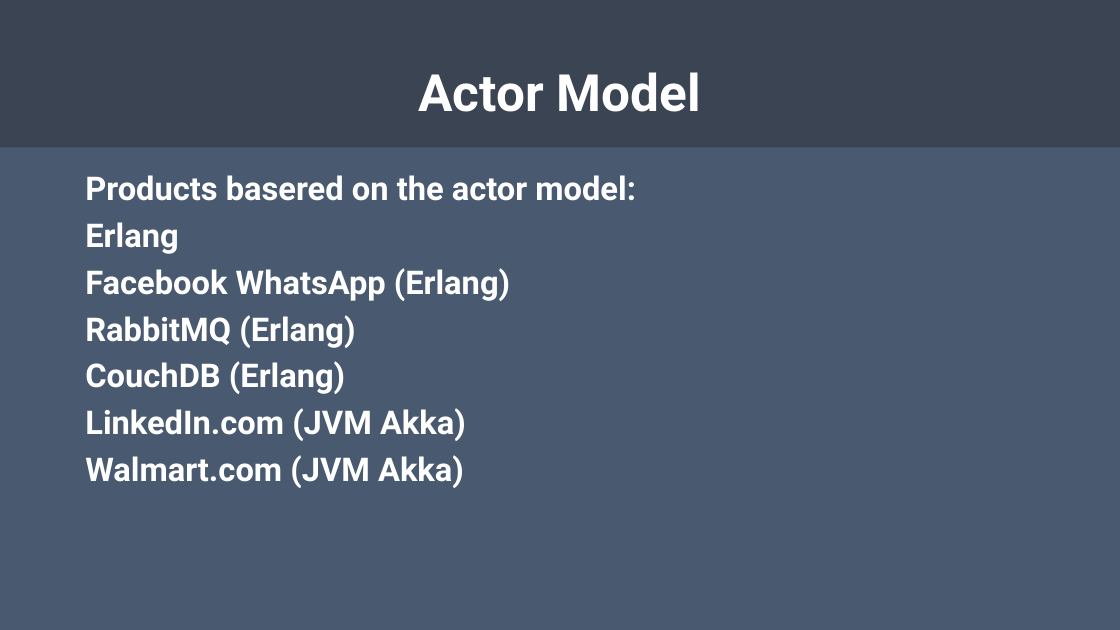
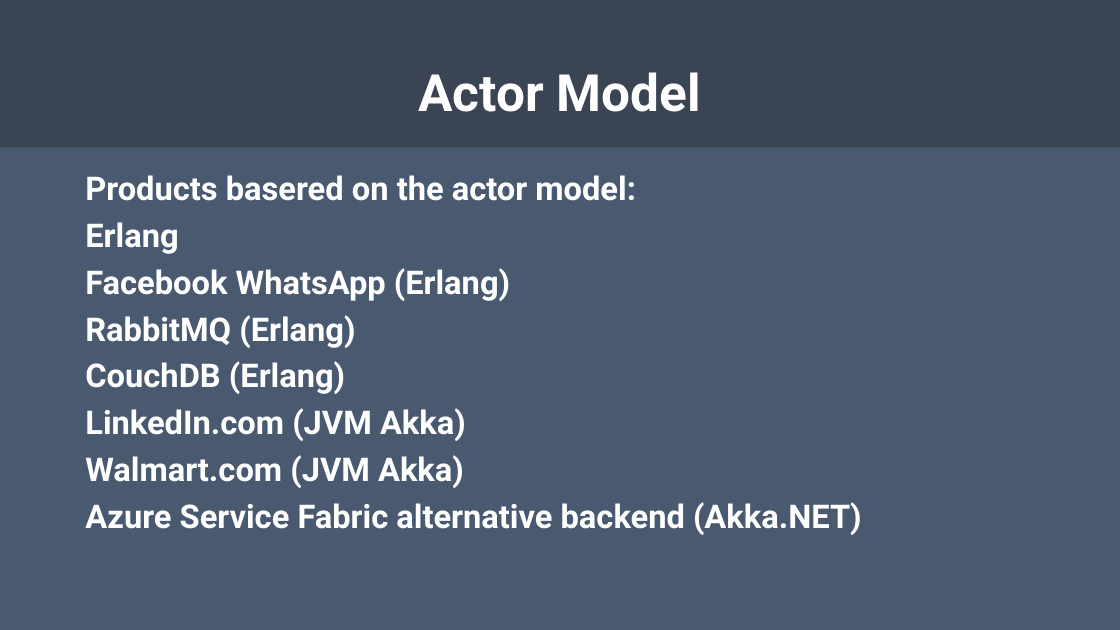
Before and after one commit to rogeralsing/Presentations, a slide deck: slide 25 of CNUG/akka.pptx (slide 24 before the commit). Drawn at 1120x630 pixels with LibreOffice and Linux fonts; fonts in the diff are those of the drawing. Boxes give left, top, right and bottom in pixels: in the first picture for what was removed or moved away, otherwise in the second. Text is boxed around its words. In the diff, an @@ line names an element or a change of style, - is before the commit and + after.

```diff
--- a/CNUG/akka.pptx
+++ b/CNUG/akka.pptx
@@ text at bbox=[85, 502, 862, 535]: paragraph added @@
+Azure Service Fabric alternative backend (Akka.NET)
```
Also in this commit, not shown: 5 other slides changed, 3 slides added.
